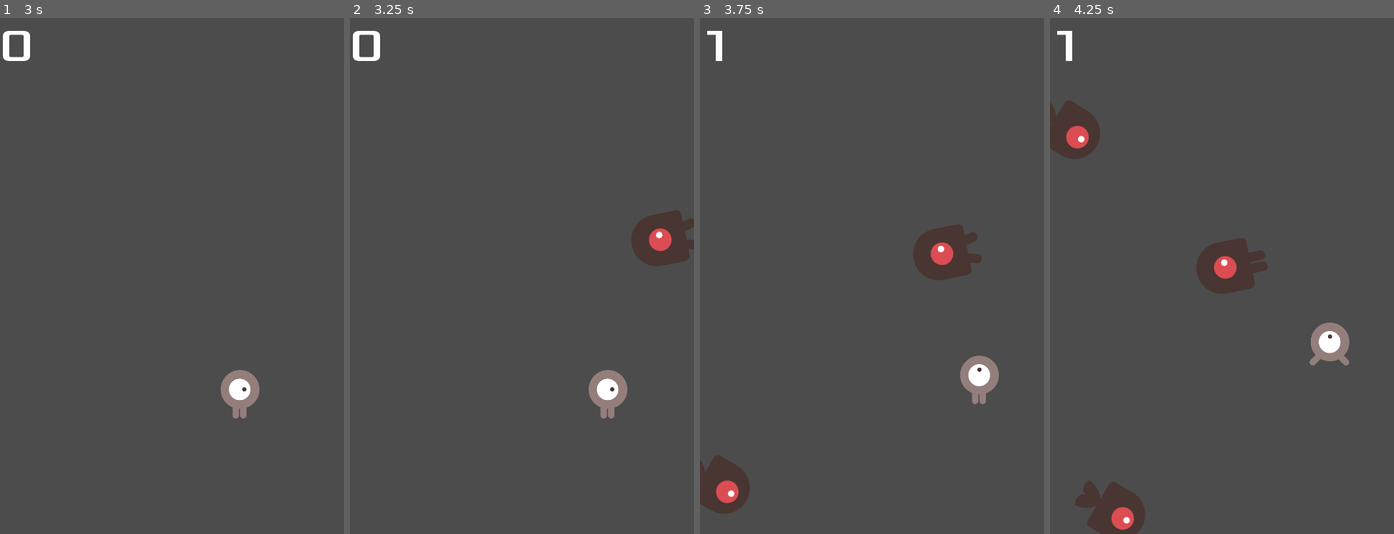
Above: before the commit, frames 1-4 (left to right).
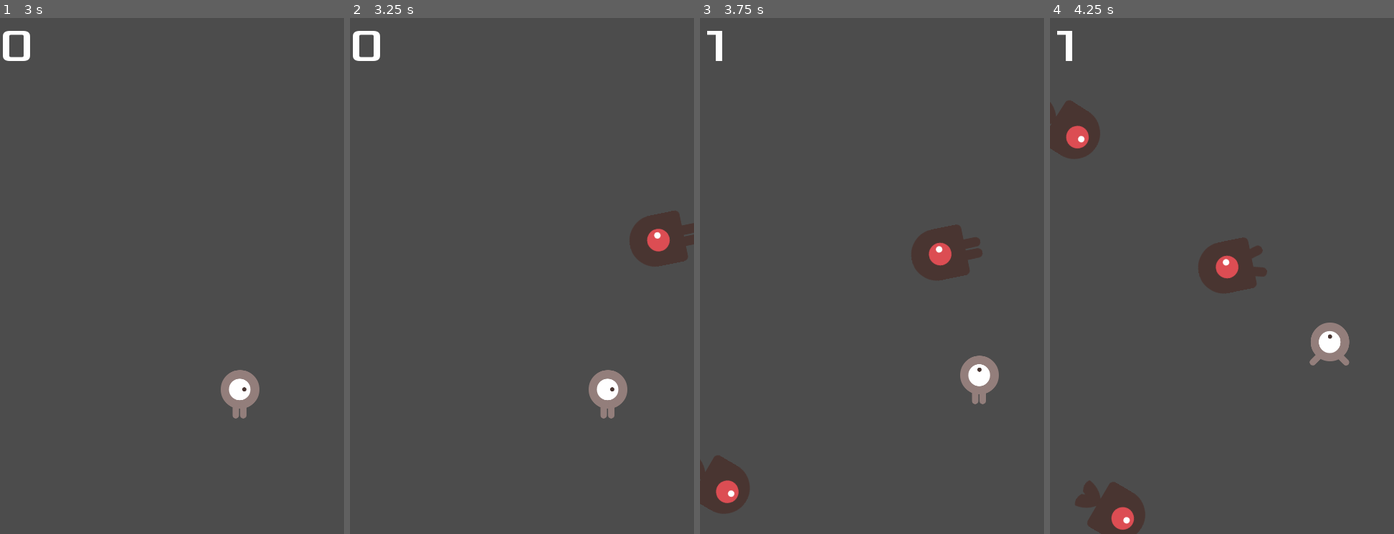
Above: after the commit, the same moments.

Repository: LaurieTrichet/godot-tutorials
Game: Godot game, scene res://Main.tscn
Same seed, same stepped clock (60 frames per second), same inputs: the game is played once before the commit and once after it.
Inputs:
- Up to frame 1 (3 s): click "START" at 0.5 s; tap Enter at 1.25 s; hold D (move_right) 1.28-2.03 s; hold S (move_down) 2.03-2.78 s; hold D (move_right) from 2.78 s (still down)
- Up to frame 2 (3.25 s): keep holding D (move_right)
- Up to frame 3 (3.75 s): release D (move_right) at 3.53 s; hold W (move_up) from 3.53 s (still down)
- Up to frame 4 (4.25 s): keep holding W (move_up)

Frame 1 is identical in both runs. In frame 2, 0.2% of the frame differs, in the area x 81-100%, y 37-48%; in frame 3, 0.3%, in the area x 61-83%, y 40-51%; in frame 4, 0.3%.

Commit message:
remove mobs when starting a new game

Diff:
--- a/Main.gd
+++ b/Main.gd
@@ -22,6 +22,7 @@
 	score = 0
 	$Player.start($StartPosition.position)
 	$StartTimer.start()
+	get_tree().call_group("mobs", "queue_free")
 
 
 func _on_MobTimer_timeout():
--- a/Mob.tscn
+++ b/Mob.tscn
@@ -30,7 +30,7 @@
 radius = 36.0
 height = 26.0
 
-[node name="Mob" type="RigidBody2D"]
+[node name="Mob" type="RigidBody2D" groups=["mobs"]]
 collision_mask = 0
 gravity_scale = 0.0
 script = ExtResource( 7 )
@@ -42,7 +42,6 @@
 scale = Vector2( 0.75, 0.75 )
 frames = SubResource( 1 )
 animation = "walk"
-frame = 1
 playing = true
 
 [node name="CollisionShape2D" type="CollisionShape2D" parent="."]
